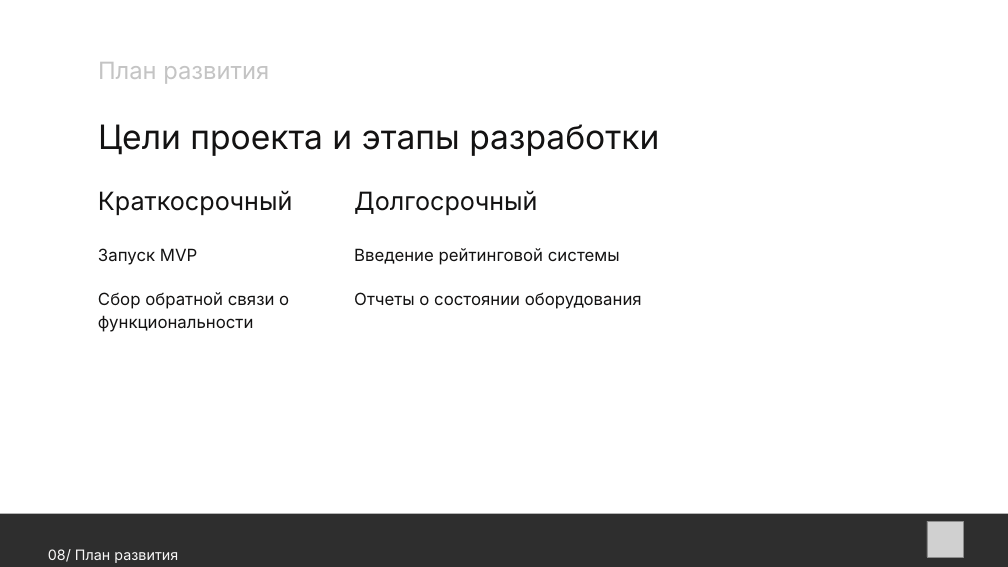
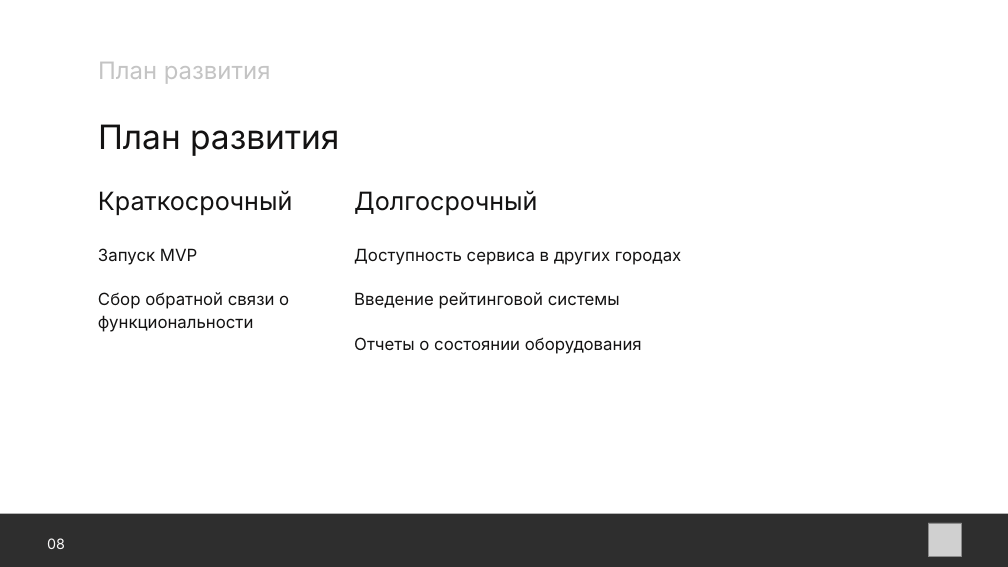
Before and after one commit to BuchnevDmitry/tp-9.2, a slide deck: slide 9 of presentation/Презентация.pptx. Drawn at 1008x567 pixels with LibreOffice and Linux fonts; fonts in the diff are those of the drawing; grey boxes stand for pictures. Boxes give left, top, right and bottom in pixels: in the first picture for what was removed or moved away, otherwise in the second. Text is boxed around its words. In the diff, an @@ line names an element or a change of style, - is before the commit and + after.

```diff
--- a/presentation/Презентация.pptx
+++ b/presentation/Презентация.pptx
@@ text "План развития" at (x1=98, y1=62, x2=271, y2=84): size 34 to 34.2 pt @@
@@ text at (x1=98, y1=124, x2=339, y2=156): text changed; size 20.5 to 47.9 pt; text colour #F9F8F8 to #131212 @@
-08/ План развития
+План развития
@@ text removed at (x1=98, y1=124, x2=659, y2=156) @@
-Цели проекта и этапы разработки
@@ text at (x1=354, y1=248, x2=681, y2=265): paragraph added @@
+Доступность сервиса в других городах
@@ text added at (x1=47, y1=538, x2=65, y2=549), 20.5 pt, text #F9F8F8 @@
+08
```
Also in this commit, not shown: 7 other slides changed, 2 slides added, 2 slides removed, 1 other file.
